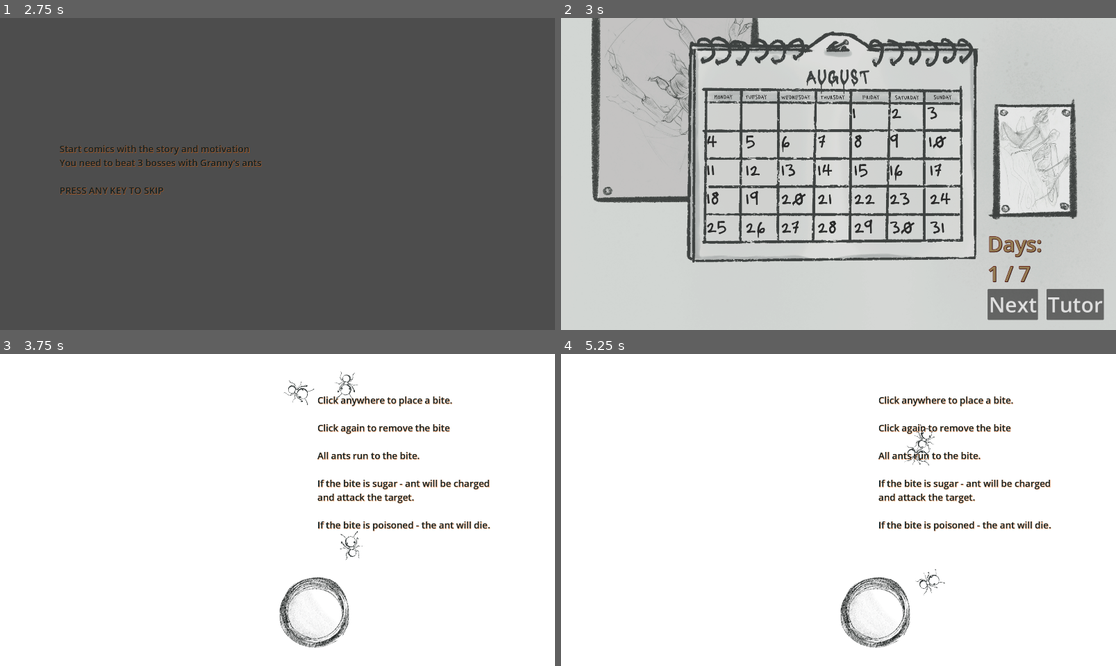
Above: before the commit, frames 1-4 (two rows, left to right).
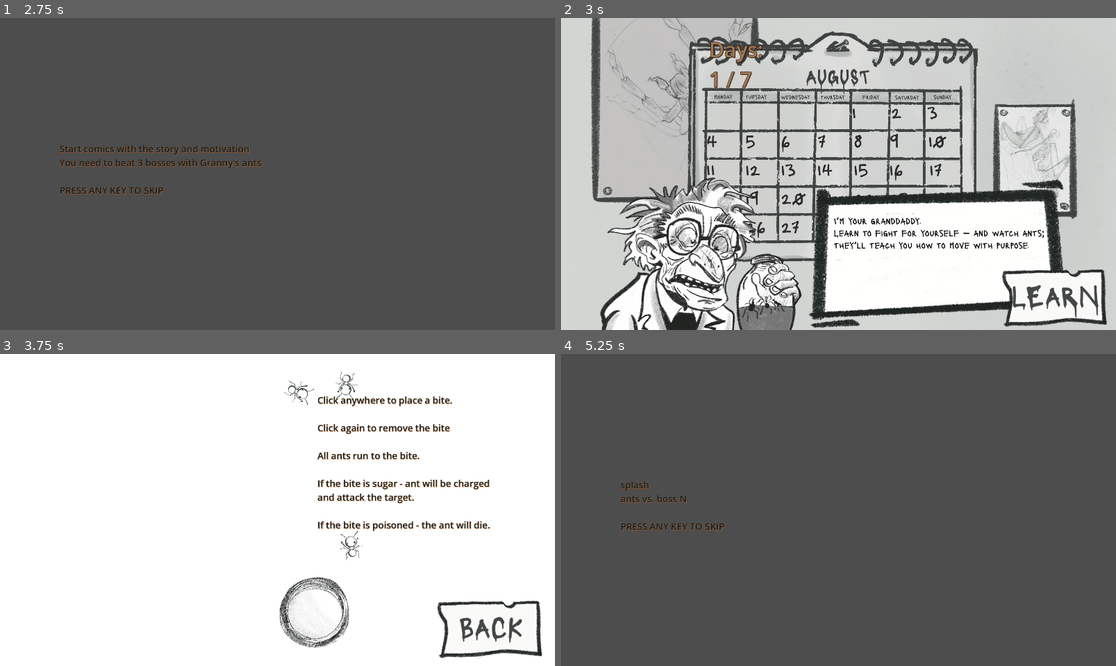
Above: after the commit, the same moments.

Repository: Tapot/ld58
Game: Godot game, scene res://scenes/start_game_main.tscn
The game is run twice, just before and just after one commit, with the same random seed, the same clock (stepped at 60 frames per second) and the same inputs.
Inputs (mouse positions are in pixels of both pictures, inside the frame that each line leads up to):
- Up to frame 1 (2.75 s): click (271, 286) at 0.5 s; tap Enter at 1.25 s; move the mouse to (399, 158) at 1.27 s; click (399, 158) at 1.42 s; move the mouse to (166, 189) at 2.02 s; click (166, 189) at 2.17 s
- Up to frame 2 (3 s): tap Space at 2.75 s; move the mouse to (894, 105) at 2.77 s; click (894, 105) at 2.92 s
- Up to frame 3 (3.75 s): click (493, 634) at 3.5 s, where only the run after the commit has a clickable "LEARN"
- Up to frame 4 (5.25 s): click (1049, 628) at 4.25 s, where only the run after the commit has a clickable "BACK"; click (1049, 631) at 5 s, where only the run after the commit has a clickable "FIGHT"

Frame 1 is identical in both runs. In frame 2, 30% of the frame differs, in the area x 7-99%, y 7-100%; in frame 3, 1.1%; in frame 4, 100%, in the area x 0-100%, y 0-100%.

Commit message:
add replay tutorial

Diff:
--- /dev/null
+++ b/antcollector_godot/scenes/UI/dialogue.tscn
@@ -0,0 +1,25 @@
+[gd_scene load_steps=4 format=3 uid="uid://ygslt05pbkif"]
+
+[ext_resource type="Texture2D" uid="uid://dho5t5l4uagu" path="res://assets/UI/dialogue.png" id="1_mkbqr"]
+[ext_resource type="FontFile" uid="uid://cwe6l11eroit2" path="res://assets/fonts/Lacquer/Lacquer-Regular.ttf" id="2_ca7wc"]
+
+[sub_resource type="LabelSettings" id="LabelSettings_rhxqs"]
+font = ExtResource("2_ca7wc")
+font_size = 32
+font_color = Color(0, 0, 0, 1)
+
+[node name="Dialogue" type="Node2D"]
+
+[node name="Sprite2D" type="Sprite2D" parent="."]
+texture = ExtResource("1_mkbqr")
+centered = false
+
+[node name="RichTextLabel" type="Label" parent="."]
+offset_left = 96.0
+offset_top = 130.0
+offset_right = 955.0
+offset_bottom = 253.0
+text = "I’m your granddaddy.
+Learn to fight for yourself — and watch ants;
+they’ll teach you how to move with purpose."
+label_settings = SubResource("LabelSettings_rhxqs")
--- /dev/null
+++ b/antcollector_godot/scenes/UI/restrt_tutorial_button.tscn
@@ -0,0 +1,29 @@
+[gd_scene load_steps=5 format=3 uid="uid://dxkdxkriobp3v"]
+
+[ext_resource type="Texture2D" uid="uid://b0ht6cssgfyh5" path="res://assets/UI/replay_button.png" id="1_pif1h"]
+[ext_resource type="Script" uid="uid://cgyokmnkqlgwj" path="res://scripts/UI/restrt_tutorial_button.gd" id="2_wrxf4"]
+[ext_resource type="FontFile" uid="uid://cwe6l11eroit2" path="res://assets/fonts/Lacquer/Lacquer-Regular.ttf" id="3_taq86"]
+
+[sub_resource type="LabelSettings" id="LabelSettings_pmu4c"]
+font = ExtResource("3_taq86")
+font_size = 32
+font_color = Color(0, 0, 0, 1)
+
+[node name="RestartTutorialButton" type="TextureButton"]
+offset_right = 40.0
+offset_bottom = 40.0
+texture_normal = ExtResource("1_pif1h")
+script = ExtResource("2_wrxf4")
+
+[node name="Label" type="Label" parent="."]
+layout_mode = 0
+offset_left = 205.0
+offset_top = 92.0
+offset_right = 342.0
+offset_bottom = 173.0
+text = "REPLAY
+TUTORIAL"
+label_settings = SubResource("LabelSettings_pmu4c")
+
+[connection signal="mouse_entered" from="." to="." method="_on_mouse_entered"]
+[connection signal="mouse_exited" from="." to="." method="_on_mouse_exited"]
--- /dev/null
+++ b/antcollector_godot/scenes/UI/simple_button.tscn
@@ -0,0 +1,30 @@
+[gd_scene load_steps=5 format=3 uid="uid://cn2wst8jflg0u"]
+
+[ext_resource type="Texture2D" uid="uid://ba4o8ro0fsrt3" path="res://assets/UI/button.png" id="1_54yru"]
+[ext_resource type="FontFile" uid="uid://cwe6l11eroit2" path="res://assets/fonts/Lacquer/Lacquer-Regular.ttf" id="2_e40dl"]
+[ext_resource type="Script" uid="uid://cyglftt0jixw2" path="res://scripts/UI/simple_button.gd" id="2_hy7n1"]
+
+[sub_resource type="LabelSettings" id="LabelSettings_vqkwy"]
+font = ExtResource("2_e40dl")
+font_size = 100
+font_color = Color(0.262745, 0.278431, 0.270588, 1)
+
+[node name="SimpleButton" type="TextureButton"]
+offset_right = 400.0
+offset_bottom = 240.0
+texture_normal = ExtResource("1_54yru")
+script = ExtResource("2_hy7n1")
+
+[node name="TextLabel" type="Label" parent="."]
+layout_mode = 0
+offset_left = 32.0
+offset_top = 29.0
+offset_right = 379.0
+offset_bottom = 188.0
+text = "BACK"
+label_settings = SubResource("LabelSettings_vqkwy")
+horizontal_alignment = 1
+vertical_alignment = 1
+
+[connection signal="mouse_entered" from="." to="." method="_on_mouse_entered"]
+[connection signal="mouse_exited" from="." to="." method="_on_mouse_exited"]
--- a/antcollector_godot/scenes/calendar.tscn
+++ b/antcollector_godot/scenes/calendar.tscn
@@ -1,8 +1,12 @@
-[gd_scene load_steps=5 format=3 uid="uid://4r4jtr2txgqg"]
+[gd_scene load_steps=9 format=3 uid="uid://4r4jtr2txgqg"]
 
 [ext_resource type="Script" uid="uid://bplmsr6e7a83e" path="res://scripts/calendar/calendar.gd" id="1_o53js"]
 [ext_resource type="Texture2D" uid="uid://bsxo8bplrcxub" path="res://assets/calendar/calendar_background.png" id="2_xnkdq"]
 [ext_resource type="PackedScene" uid="uid://bd3bwa7cbo7hj" path="res://scenes/calendar/calendar_board.tscn" id="3_vrnb8"]
+[ext_resource type="PackedScene" uid="uid://qiw7m3arhoq0" path="res://scenes/granny/granny_talk.tscn" id="3_xnkdq"]
+[ext_resource type="PackedScene" uid="uid://ygslt05pbkif" path="res://scenes/UI/dialogue.tscn" id="5_l5pxe"]
+[ext_resource type="PackedScene" uid="uid://cn2wst8jflg0u" path="res://scenes/UI/simple_button.tscn" id="5_yqp0o"]
+[ext_resource type="PackedScene" uid="uid://dxkdxkriobp3v" path="res://scenes/UI/restrt_tutorial_button.tscn" id="7_bud5a"]
 
 [sub_resource type="LabelSettings" id="LabelSettings_xnkdq"]
 font_size = 72
@@ -21,11 +25,14 @@
 
 [node name="CalendarBoard" parent="." instance=ExtResource("3_vrnb8")]
 
+[node name="GrannyTalk" parent="." instance=ExtResource("3_xnkdq")]
+position = Vector2(484, 816)
+
 [node name="VBoxContainer" type="VBoxContainer" parent="."]
-offset_left = 1476.0
-offset_top = 732.0
-offset_right = 2271.0
-offset_bottom = 1045.0
+offset_left = 512.0
+offset_top = 59.0
+offset_right = 1307.0
+offset_bottom = 372.0
 size_flags_horizontal = 4
 
 [node name="Title" type="Label" parent="VBoxContainer"]
@@ -38,19 +45,27 @@
 text = "1/7"
 label_settings = SubResource("LabelSettings_xnkdq")
 
-[node name="HBoxContainer" type="HBoxContainer" parent="VBoxContainer"]
-layout_mode = 2
-theme_override_constants/separation = 30
+[node name="Dialogue" parent="." instance=ExtResource("5_l5pxe")]
+position = Vector2(848, 552)
 
-[node name="ButtonFight" type="Button" parent="VBoxContainer/HBoxContainer"]
-layout_mode = 2
-theme_override_font_sizes/font_size = 72
-text = "Next"
+[node name="FightButton" parent="." instance=ExtResource("5_yqp0o")]
+offset_left = 1505.0
+offset_top = 849.0
+offset_right = 1905.0
+offset_bottom = 1089.0
 
-[node name="StartTutorial" type="Button" parent="VBoxContainer/HBoxContainer"]
-layout_mode = 2
-theme_override_font_sizes/font_size = 72
-text = "Tutor"
+[node name="StartTutorButton" parent="." instance=ExtResource("5_yqp0o")]
+offset_left = 1506.0
+offset_top = 851.0
+offset_right = 1906.0
+offset_bottom = 1091.0
 
-[connection signal="pressed" from="VBoxContainer/HBoxContainer/ButtonFight" to="." method="_on_button_fight_pressed"]
-[connection signal="pressed" from="VBoxContainer/HBoxContainer/StartTutorial" to="." method="_on_start_tutorial_pressed"]
+[node name="RestartTutorialButton" parent="." instance=ExtResource("7_bud5a")]
+offset_left = 1499.0
+offset_top = 53.0
+offset_right = 1719.0
+offset_bottom = 296.0
+
+[connection signal="pressed" from="FightButton" to="." method="_on_fight_button_pressed"]
+[connection signal="pressed" from="StartTutorButton" to="." method="_on_start_tutor_button_pressed"]
+[connection signal="pressed" from="RestartTutorialButton" to="." method="_on_restart_tutorial_button_pressed"]
--- a/antcollector_godot/scenes/granny/granny_talk.tscn
+++ b/antcollector_godot/scenes/granny/granny_talk.tscn
@@ -1,8 +1,70 @@
-[gd_scene load_steps=2 format=3 uid="uid://qiw7m3arhoq0"]
+[gd_scene load_steps=10 format=3 uid="uid://qiw7m3arhoq0"]
+
+[ext_resource type="Texture2D" uid="uid://cnxwk0i4edig1" path="res://assets/granny/grandpa_glitch-2.png" id="1_818hd"]
+[ext_resource type="Script" uid="uid://bluioragpm5uu" path="res://scripts/granny/granny_talk.gd" id="1_updwk"]
+
+[sub_resource type="AtlasTexture" id="AtlasTexture_updwk"]
+atlas = ExtResource("1_818hd")
+region = Rect2(0, 0, 949, 532)
+
+[sub_resource type="AtlasTexture" id="AtlasTexture_818hd"]
+atlas = ExtResource("1_818hd")
+region = Rect2(0, 0, 949, 532)
+
+[sub_resource type="AtlasTexture" id="AtlasTexture_0a127"]
+atlas = ExtResource("1_818hd")
+region = Rect2(949, 0, 949, 532)
+
+[sub_resource type="AtlasTexture" id="AtlasTexture_wwqel"]
+atlas = ExtResource("1_818hd")
+region = Rect2(1898, 0, 949, 532)
+
+[sub_resource type="AtlasTexture" id="AtlasTexture_iguei"]
+atlas = ExtResource("1_818hd")
+region = Rect2(2847, 0, 949, 532)
+
+[sub_resource type="AtlasTexture" id="AtlasTexture_b7wp2"]
+atlas = ExtResource("1_818hd")
+region = Rect2(0, 0, 949, 532)
 
 [sub_resource type="SpriteFrames" id="SpriteFrames_0g5gk"]
+animations = [{
+"frames": [{
+"duration": 5.0,
+"texture": SubResource("AtlasTexture_updwk")
+}, {
+"duration": 1.0,
+"texture": SubResource("AtlasTexture_818hd")
+}, {
+"duration": 1.0,
+"texture": SubResource("AtlasTexture_0a127")
+}, {
+"duration": 1.0,
+"texture": SubResource("AtlasTexture_wwqel")
+}, {
+"duration": 1.0,
+"texture": SubResource("AtlasTexture_iguei")
+}, {
+"duration": 2.0,
+"texture": SubResource("AtlasTexture_b7wp2")
+}],
+"loop": false,
+"name": &"glitch",
+"speed": 5.0
+}, {
+"frames": [{
+"duration": 5.0,
+"texture": SubResource("AtlasTexture_updwk")
+}],
+"loop": true,
+"name": &"idle",
+"speed": 5.0
+}]
 
 [node name="GrannyTalk" type="Node2D"]
+script = ExtResource("1_updwk")
 
 [node name="AnimatedSprite2D" type="AnimatedSprite2D" parent="."]
 sprite_frames = SubResource("SpriteFrames_0g5gk")
+animation = &"glitch"
+autoplay = "idle"
--- a/antcollector_godot/scenes/tutorial.tscn
+++ b/antcollector_godot/scenes/tutorial.tscn
@@ -1,10 +1,11 @@
-[gd_scene load_steps=8 format=3 uid="uid://cmaavtvx27h2k"]
+[gd_scene load_steps=9 format=3 uid="uid://cmaavtvx27h2k"]
 
 [ext_resource type="Script" uid="uid://cjr5uyij86l0l" path="res://scripts/tutorial.gd" id="1_ph3nu"]
 [ext_resource type="PackedScene" uid="uid://bwyqfioglhi6o" path="res://scenes/ants/ants_spawner.tscn" id="3_6yjpi"]
 [ext_resource type="PackedScene" uid="uid://coqj1y2pw7q3s" path="res://scenes/ants/ant_bite_spawner.tscn" id="3_cq4me"]
 [ext_resource type="LabelSettings" uid="uid://cymtqecixfoxw" path="res://resources/labels/game_title_settings.tres" id="4_4kmhl"]
 [ext_resource type="PackedScene" uid="uid://b8khou8v0pmek" path="res://scenes/tutorial/tutorial_taget.tscn" id="5_cq4me"]
+[ext_resource type="PackedScene" uid="uid://cn2wst8jflg0u" path="res://scenes/UI/simple_button.tscn" id="6_6yjpi"]
 
 [sub_resource type="Gradient" id="Gradient_p1qf1"]
 
@@ -51,4 +52,11 @@
 [node name="TutorialTaget" parent="." instance=ExtResource("5_cq4me")]
 position = Vector2(1085, 895)
 
+[node name="BackButton" parent="." instance=ExtResource("6_6yjpi")]
+offset_left = 1503.0
+offset_top = 845.0
+offset_right = 1903.0
+offset_bottom = 1085.0
+
 [connection signal="gui_input" from="Sprite2D/ColorRect" to="." method="_on_color_rect_gui_input"]
+[connection signal="pressed" from="BackButton" to="." method="_on_back_button_pressed"]
--- /dev/null
+++ b/antcollector_godot/scripts/UI/restrt_tutorial_button.gd
@@ -0,0 +1,13 @@
+class_name RestartTutorialButton extends TextureButton
+
+var _init_pos: Vector2
+
+
+func _ready() -> void:
+	_init_pos = global_position
+
+func _on_mouse_entered() -> void:
+	global_position += Vector2(-10, -10)
+
+func _on_mouse_exited() -> void:
+	global_position = _init_pos
--- /dev/null
+++ b/antcollector_godot/scripts/UI/simple_button.gd
@@ -0,0 +1,18 @@
+class_name SimpleButton extends TextureButton
+
+var _init_pos: Vector2
+
+@onready var text_label: Label = $TextLabel
+
+
+func _ready() -> void:
+	_init_pos = global_position
+
+func _on_mouse_entered() -> void:
+	global_position += Vector2(-10, -10)
+
+func _on_mouse_exited() -> void:
+	global_position = _init_pos
+
+func set_text(value: String) -> void:
+	text_label.text = value
--- a/antcollector_godot/scripts/calendar/calendar.gd
+++ b/antcollector_godot/scripts/calendar/calendar.gd
@@ -1,15 +1,26 @@
 class_name Calendar extends Node2D
 
 @onready var days: Label = $VBoxContainer/Days
+@onready var fight_button: SimpleButton = $FightButton
+@onready var start_tutor_button: SimpleButton = $StartTutorButton
+@onready var restart_tutorial_button: RestartTutorialButton = $RestartTutorialButton
 
 
 func _ready() -> void:
+	if GameState.is_tutor_passed:
+		start_tutor_button.hide()
+		fight_button.show()
+		restart_tutorial_button.show()
+	else:
+		start_tutor_button.show()
+		fight_button.hide()
+		restart_tutorial_button.hide()
+
+	fight_button.set_text("FIGHT")
+	start_tutor_button.set_text("LEARN")
 	Signals.emit_next_day()
 	days.text = str(GameState.current_day) + " / " + str(GameState.MAX_DAYS)
 
-
-func _on_button_fight_pressed() -> void:
-	on_battle_over()
 
 func on_battle_over():
 	if GameState.is_over():
@@ -20,3 +31,15 @@
 
 func _on_start_tutorial_pressed() -> void:
 	Scenes.go_to_tutorial_scene()
+
+
+func _on_fight_button_pressed() -> void:
+	on_battle_over()
+
+
+func _on_start_tutor_button_pressed() -> void:
+	Scenes.go_to_tutorial_scene()
+
+
+func _on_restart_tutorial_button_pressed() -> void:
+	Scenes.go_to_tutorial_scene()
--- a/antcollector_godot/scripts/globals/game_state.gd
+++ b/antcollector_godot/scripts/globals/game_state.gd
@@ -3,6 +3,8 @@
 
 const MAX_DAYS: int = 7
 var current_day: int = 0
+
+var is_tutor_passed: bool = false
 
 func _ready() -> void:
 	Signals.connect_next_day(
--- /dev/null
+++ b/antcollector_godot/scripts/granny/granny_talk.gd
@@ -0,0 +1,14 @@
+extends Node2D
+
+@onready var animated_sprite_2d: AnimatedSprite2D = $AnimatedSprite2D
+
+
+var _timer: float = 0.0
+var _start_glitch_time: float = 1.0
+func _process(delta: float) -> void:
+	_timer += delta
+
+	if _timer > _start_glitch_time:
+		_timer = 0
+		_start_glitch_time = randf_range(2, 5)
+		animated_sprite_2d.play("glitch")
--- a/antcollector_godot/scripts/start_comics.gd
+++ b/antcollector_godot/scripts/start_comics.gd
@@ -1,14 +1,19 @@
 extends Node2D
 
+const WAIT_TO_NEXT_SEC: float = 3.0
+var timer: float = 0.0
 
-var timer: float = 0.0
 
 func _unhandled_input(event: InputEvent) -> void:
 	if event is InputEventKey and event.pressed and not event.echo:
-		Scenes.go_to_next_scene()
+		go_to_next()
 
 
 func _process(delta: float) -> void:
 	timer += delta
-	if timer > 3:
-		Scenes.go_to_next_scene()
+	if timer > WAIT_TO_NEXT_SEC:
+		go_to_next()
+
+
+func go_to_next():
+	Scenes.go_to_next_scene()
--- a/antcollector_godot/scripts/tutorial.gd
+++ b/antcollector_godot/scripts/tutorial.gd
@@ -3,11 +3,15 @@
 @onready var tutorial_taget: Area2D = $TutorialTaget
 @onready var ant_bite_spawner: AntsBiteSpawner = $AntBiteSpawner
 @onready var ants_spawner: AntsSpawner = $AntsSpawner
+@onready var back_button: SimpleButton = $BackButton
 
 var current_bite = "sugar"
 
 
 func _ready() -> void:
+	back_button.set_text("BACK")
+	Scenes.current_scene = "tutorial"
+	GameState.is_tutor_passed = true
 	Signals.connect_attack_boss(
 		on_attack_boss
 	)
@@ -33,3 +37,7 @@
 			ant_bite_spawner.spawn_ant_bite(
 				event.global_position, "random"
 			)
+
+
+func _on_back_button_pressed() -> void:
+	Scenes.go_to_next_scene()
Binary file added: antcollector_godot/assets/UI/button.png
Not shown, added: antcollector_godot/assets/UI/button.png.import
Binary file added: antcollector_godot/assets/UI/dialogue.png
Not shown, added: antcollector_godot/assets/UI/dialogue.png.import
Binary file added: antcollector_godot/assets/UI/replay_button.png
Not shown, added: antcollector_godot/assets/UI/replay_button.png.import
Binary file added: antcollector_godot/assets/fonts/Lacquer/Lacquer-Regular.ttf
Not shown, added: antcollector_godot/assets/fonts/Lacquer/Lacquer-Regular.ttf.import
Not shown, added: antcollector_godot/assets/fonts/Lacquer/OFL.txt
Binary file added: antcollector_godot/assets/granny/grandpa_glitch-2.png
Not shown, added: antcollector_godot/assets/granny/grandpa_glitch-2.png.import
Not shown, added: antcollector_godot/scripts/UI/restrt_tutorial_button.gd.uid
(and 2 more such lines)
